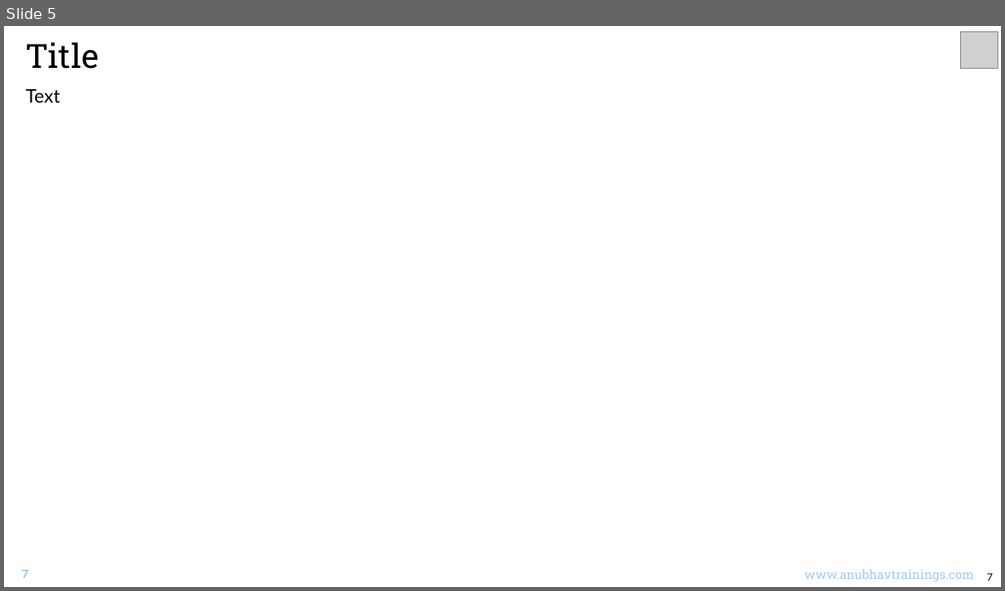
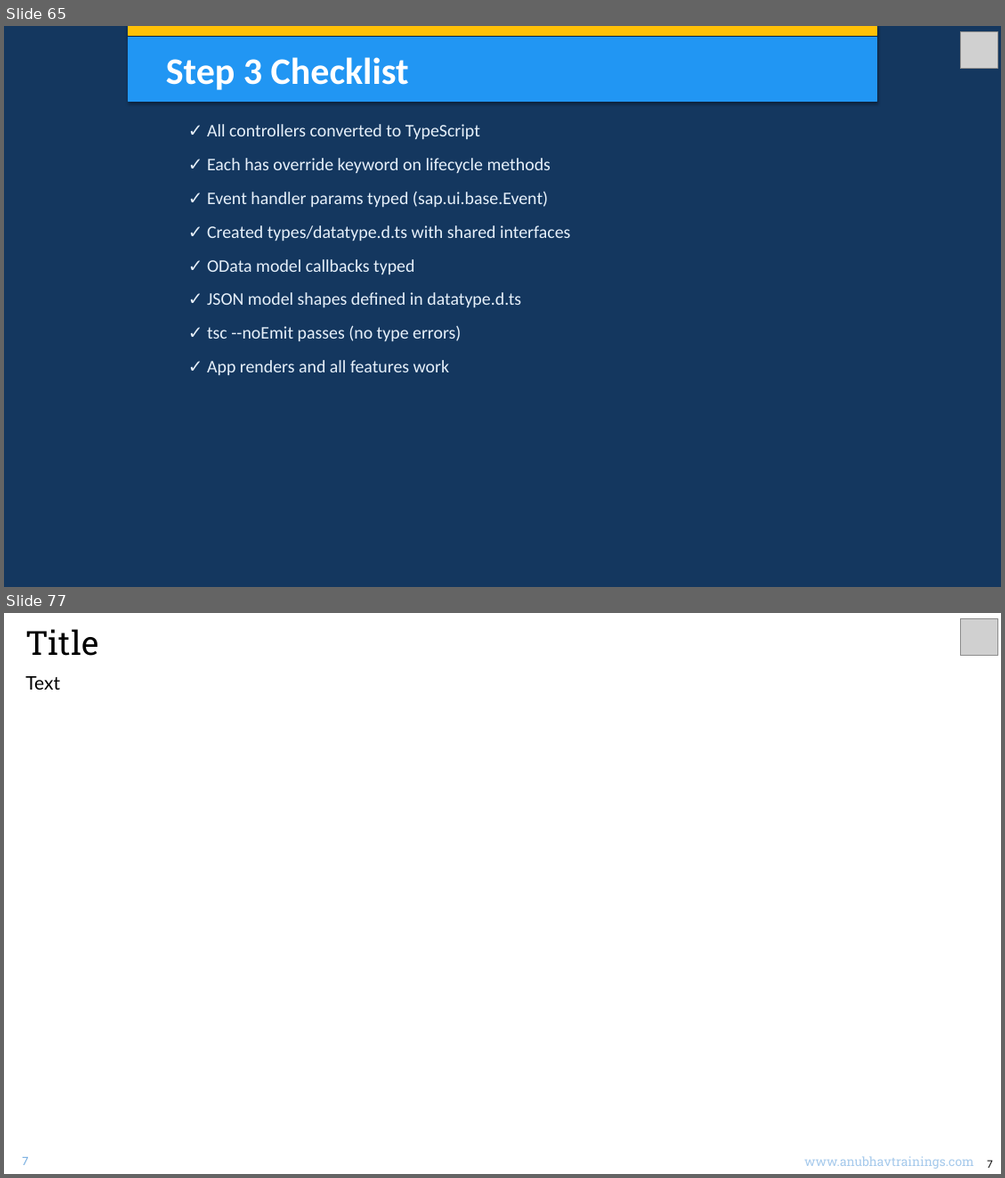
Before and after one commit to soyuztechnologies/typescript_training_capm, a slide deck: Day 3/DAY-3.pptx. Shown one above the other, each under a label of ours: slide 5 before the commit, slides 65 and 77 after it; the slides between them are not shown. The pictures are 1005x591 and 1005x1178 pixels, drawn with LibreOffice and Linux fonts; fonts in the diff are those of the drawing; grey boxes stand for pictures. Boxes give left, top, right and bottom in pixels: in the first picture for what was removed or moved away, otherwise in the second. Text is boxed around its words. In the diff, an @@ line names an element or a change of style, - is before the commit and + after.

```diff
--- a/Day 3/DAY-3.pptx
+++ b/Day 3/DAY-3.pptx
@@ slide 65 added at box(4, 26, 1001, 587), background #14375F @@
@@ rectangle added at box(128, 26, 876, 35), fill #FFC107, outline #FFC107 0.75 pt @@
@@ rectangle added at box(128, 38, 876, 101), fill #2196F3, outline #2196F3 0.75 pt, 36 pt, text #FFFFFF, bold @@
+Step 3 Checklist
@@ picture added at box(960, 32, 997, 69) @@
@@ text added at box(207, 124, 570, 375), 17 pt, text #E6F0FA @@
+✓ All controllers converted to TypeScript
+✓ Each has override keyword on lifecycle methods
+✓ Event handler params typed (sap.ui.base.Event)
+✓ Created types/datatype.d.ts with shared interfaces
+✓ OData model callbacks typed
+✓ JSON model shapes defined in datatype.d.ts
+✓ tsc --noEmit passes (no type errors)
+✓ App renders and all features work
@@ what was slide 5 is now slide 77 @@
```
Also in this commit, not shown: 1 slide changed, 71 other slides added, 4 slides removed, 2 other files.
